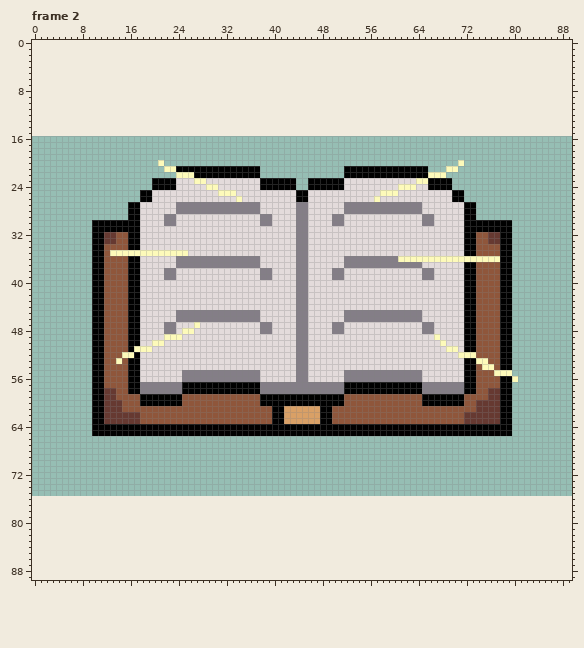
One commit to this pixel-art file: Findabook/Assets/sprite/buku.ase. The picture above was drawn from the file before the commit.
160x60 pixels, 6 frames. Shown: frame 2. The old version is drawn lined up with the new one, on the new canvas. The commit also changed other frames, which this record leaves out.
The result:
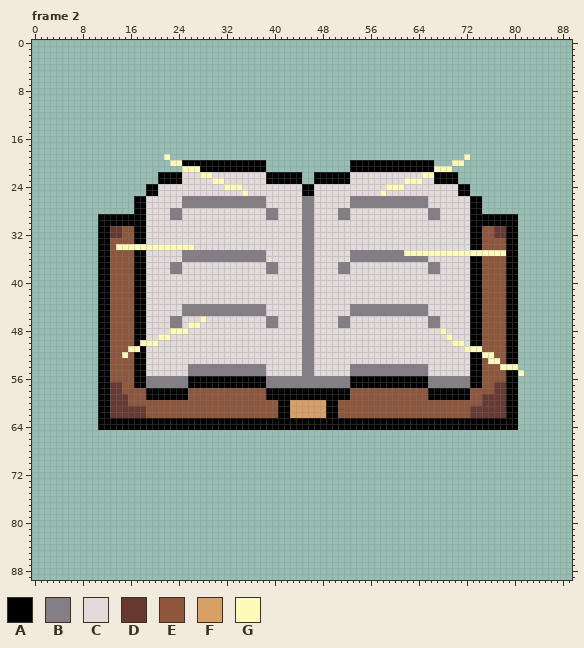
Palette (. is transparent): A #000000  B #847e87  C #e3dbdb  D #663931  E #8f563b  F #d9a066  G #fdfaba
From old to new:
canvas 160x60 -> 90x90, the old top-left corner now at -36,16 (the part of the old canvas that was cut away was empty and is not shown)
Frame 2:
y 19: x 22 . -> G; x 72 . -> G
y 20: x 21 G -> .; x 23..38 ................ -> GGAAAAAAAAAAAAAA; x 53..66 .............. -> AAAAAAAAAAAAAA; x 70 . -> G
y 21: x 22..27 GGAAAA -> ...GGG; x 38 . -> A; x 52 A -> .; x 66..68 ... -> AGG; x 70 G -> .
y 22: x 21..44 ...GGGAAAAAAAAAAA....... -> AAAACCCGGCCCCCCCCCAAAAAA; x 47..51 ..... -> AAAAA; x 53..65 AAAAAAAAAAAAA -> CCCCCCCCCCCCG; x 67..70 GG.. -> AAAA
y 23: x 20 A -> .; x 24 C -> A; x 27..28 GG -> CC; x 30..31 CC -> GG; x 38 A -> C; x 44 . -> A; x 46 A -> .; x 52 C -> A; x 62..63 CC -> GG; x 65..66 GA -> CC; x 70 . -> A
y 24: x 19 . -> A; x 21..23 AAA -> CCC; x 29..30 GG -> CC; x 32..34 CCC -> GGG; x 38..45 AAAAAA.. -> CCCCCCCA; x 47..51 AAAAA -> CCCCC; x 59..60 CC -> GG; x 62..63 GG -> CC; x 66..72 AAAA... -> CCCCCAA
y 25: x 18 A -> .; x 20 C -> A; x 31..33 GGG -> CCC; x 35 C -> G; x 44 A -> C; x 46 C -> A; x 59..60 GG -> CC; x 70 A -> C; x 72 . -> A
y 26: x 17 . -> A; x 19 A -> C; x 25..38 CCCCCCCCCGCCCC -> BBBBBBBBBBBBBB; x 44..46 AAC -> CBB; x 53..65 CCCCGCCCCCCCC -> BBBBBBBBBBBBB; x 70..74 AA... -> CCCAA
y 27: x 16 A -> .; x 18 C -> A; x 24 B -> C; x 38 C -> B; x 44 B -> C; x 46 C -> B; x 52 B -> C; x 65 C -> B; x 72 A -> C; x 74 . -> A
y 28: x 16 A -> .; x 18 C -> A; x 23 C -> B; x 25..37 BBBBBBBBBBBBB -> CCCCCCCCCCCCC; x 39..40 CC -> BB; x 44 B -> C; x 46 C -> B; x 51 C -> B; x 53..64 BBBBBBBBBBBB -> CCCCCCCCCCCC; x 66..67 CC -> BB; x 72 A -> C; x 74 . -> A
y 29: x 11..15 ..... -> AAAAA; x 18 C -> A; x 22 B -> C; x 24 C -> B; x 38 B -> C; x 40 C -> B; x 44 B -> C; x 46 C -> B; x 50 B -> C; x 52 C -> B; x 65 B -> C; x 67 C -> B; x 72 A -> C; x 74..80 ....... -> AAAAAAA
y 30: x 10 A -> .; x 18 C -> A; x 22..23 BB -> CC; x 38..39 BB -> CC; x 44 B -> C; x 46 C -> B; x 50..51 BB -> CC; x 65..66 BB -> CC; x 72 A -> C; x 80 . -> A
y 31: x 10 A -> .; x 13..16 AAAA -> DDEE; x 18 C -> A; x 44 B -> C; x 46 C -> B; x 72 A -> C; x 75..78 AAAA -> EEDD; x 80 . -> A
y 32: x 10 A -> .; x 12 D -> A; x 14 E -> D; x 16 A -> E; x 18 C -> A; x 44 B -> C; x 46 C -> B; x 72 A -> C; x 74 E -> A; x 76 D -> E; x 78 A -> D; x 80 . -> A
y 33: x 10 A -> .; x 12..13 DD -> AE; x 16 A -> E; x 18 C -> A; x 44 B -> C; x 46 C -> B; x 72 A -> C; x 74 E -> A; x 76..78 DDA -> EEE; x 80 . -> A
y 34: x 10 A -> .; x 12 E -> A; x 14..26 EEAACCCCCCCCC -> GGGGGGGGGGGGG; x 44 B -> C; x 46 C -> B; x 72 A -> C; x 74 E -> A; x 78 A -> E; x 80 . -> A
y 35: x 10 A -> .; x 12..38 EGGGGGGGGGGGGGCCCCCCCCCCCCC -> AEEEEAACCCCCCBBBBBBBBBBBBBB; x 44 B -> C; x 46 C -> B; x 53..78 CCCCCCCCCCCCCCCCCCCAAEEEEA -> BBBBBBBBBGGGGGGGGGGGGGGGGG; x 80 . -> A
y 36: x 10 A -> .; x 12 E -> A; x 16 A -> E; x 18 C -> A; x 24 B -> C; x 38 C -> B; x 44 B -> C; x 46 C -> B; x 52 B -> C; x 61..78 GGGGGGGGGGGGGGGGGA -> BBBBBCCCCCCCAAEEEE; x 80 . -> A
y 37: x 10 A -> .; x 12 E -> A; x 16 A -> E; x 18 C -> A; x 23 C -> B; x 25..37 BBBBBBBBBBBBB -> CCCCCCCCCCCCC; x 39..40 CC -> BB; x 44 B -> C; x 46 C -> B; x 51 C -> B; x 53..64 BBBBBBBBBBBB -> CCCCCCCCCCCC; x 66..67 CC -> BB; x 72 A -> C; x 74 E -> A; x 78 A -> E; x 80 . -> A
y 38: x 10 A -> .; x 12 E -> A; x 16 A -> E; x 18 C -> A; x 22 B -> C; x 24 C -> B; x 38 B -> C; x 40 C -> B; x 44 B -> C; x 46 C -> B; x 50 B -> C; x 52 C -> B; x 65 B -> C; x 67 C -> B; x 72 A -> C; x 74 E -> A; x 78 A -> E; x 80 . -> A
y 39: x 10 A -> .; x 12 E -> A; x 16 A -> E; x 18 C -> A; x 22..23 BB -> CC; x 38..39 BB -> CC; x 44 B -> C; x 46 C -> B; x 50..51 BB -> CC; x 65..66 BB -> CC; x 72 A -> C; x 74 E -> A; x 78 A -> E; x 80 . -> A
y 40..43: x 10 A -> .; x 12 E -> A; x 16 A -> E; x 18 C -> A; x 44 B -> C; x 46 C -> B; x 72 A -> C; x 74 E -> A; x 78 A -> E; x 80 . -> A
y 44: x 10 A -> .; x 12 E -> A; x 16 A -> E; x 18 C -> A; x 25..38 CCCCCCCCCCCCCC -> BBBBBBBBBBBBBB; x 44 B -> C; x 46 C -> B; x 53..65 CCCCCCCCCCCCC -> BBBBBBBBBBBBB; x 72 A -> C; x 74 E -> A; x 78 A -> E; x 80 . -> A
y 45: x 10 A -> .; x 12 E -> A; x 16 A -> E; x 18 C -> A; x 24 B -> C; x 38 C -> B; x 44 B -> C; x 46 C -> B; x 52 B -> C; x 65 C -> B; x 72 A -> C; x 74 E -> A; x 78 A -> E; x 80 . -> A
y 46: x 10 A -> .; x 12 E -> A; x 16 A -> E; x 18 C -> A; x 23 C -> B; x 25..37 BBBBBBBBBBBBB -> CCCGCCCCCCCCC; x 39..40 CC -> BB; x 44 B -> C; x 46 C -> B; x 51 C -> B; x 53..64 BBBBBBBBBBBB -> CCCCCCCCCCCC; x 66..67 CC -> BB; x 72 A -> C; x 74 E -> A; x 78 A -> E; x 80 . -> A
y 47: x 10 A -> .; x 12 E -> A; x 16 A -> E; x 18 C -> A; x 22 B -> C; x 24 C -> B; x 26 C -> G; x 38 B -> C; x 40 C -> B; x 44 B -> C; x 46 C -> B; x 50 B -> C; x 52 C -> B; x 65 B -> C; x 67 C -> B; x 72 A -> C; x 74 E -> A; x 78 A -> E; x 80 . -> A
y 48: x 10 A -> .; x 12 E -> A; x 16 A -> E; x 18 C -> A; x 22..24 BBC -> CGG; x 26 G -> C; x 38..39 BB -> CC; x 44 B -> C; x 46 C -> B; x 50..51 BB -> CC; x 65..66 BB -> CC; x 68 C -> G; x 72 A -> C; x 74 E -> A; x 78 A -> E; x 80 . -> A
y 49: x 10 A -> .; x 12 E -> A; x 16 A -> E; x 18 C -> A; x 21 C -> G; x 23..24 GG -> CC; x 44 B -> C; x 46 C -> B; x 67 G -> C; x 69 C -> G; x 72 A -> C; x 74 E -> A; x 78 A -> E; x 80 . -> A
y 50: x 10 A -> .; x 12 E -> A; x 16 A -> E; x 18..19 CC -> GG; x 21 G -> C; x 44 B -> C; x 46 C -> B; x 68 G -> C; x 70..72 CCA -> GGC; x 74 E -> A; x 78 A -> E; x 80 . -> A
y 51: x 10 A -> .; x 12 E -> A; x 16 A -> G; x 18..19 GG -> AC; x 44 B -> C; x 46 C -> B; x 69..70 GG -> CC; x 72..74 AAE -> GGG; x 78 A -> E; x 80 . -> A
y 52: x 10 A -> .; x 12 E -> A; x 16 G -> E; x 18 C -> A; x 44 B -> C; x 46 C -> B; x 71..76 GGGEEE -> CCAAGG; x 78 A -> E; x 80 . -> A
y 53: x 10 A -> .; x 12 E -> A; x 14 G -> E; x 16 A -> E; x 18 C -> A; x 44 B -> C; x 46 C -> B; x 72 A -> C; x 74..78 GGEEA -> AEGGE; x 80 . -> A
y 54: x 10 A -> .; x 12 E -> A; x 16 A -> E; x 18 C -> A; x 26..38 CCCCCCCCCCCCC -> BBBBBBBBBBBBB; x 44 B -> C; x 46 C -> B; x 53..65 CCCCCCCCCCCCC -> BBBBBBBBBBBBB; x 72 A -> C; x 74..76 EGG -> AEE; x 78..80 AA. -> GGG
y 55: x 10 A -> .; x 12 E -> A; x 16 A -> E; x 18 C -> A; x 25 B -> C; x 38 C -> B; x 44 B -> C; x 46 C -> B; x 52 B -> C; x 65 C -> B; x 72 A -> C; x 74 E -> A; x 77..81 GGG.. -> EEAAG
y 56: x 10 A -> .; x 12 E -> A; x 16 A -> E; x 18..24 CCCCCCC -> ABBBBBB; x 26..43 BBBBBBBBBBBBCCCCCC -> AAAAAAAAAAAAABBBBB; x 46..51 CCCCCC -> BBBBBB; x 53..72 BBBBBBBBBBBBCCCCCCCA -> AAAAAAAAAAAAABBBBBBB; x 74 E -> A; x 78 A -> E; x 80 G -> A
y 57: x 10 A -> .; x 12..14 EEE -> ADD; x 16 A -> E; x 18 B -> A; x 25 A -> B; x 38 B -> A; x 52 A -> B; x 65 B -> A; x 72 A -> B; x 74 E -> A; x 77..78 EA -> DD; x 80 . -> A
y 58: x 10 A -> .; x 12 D -> A; x 14 E -> D; x 16..24 AABBBBBBB -> EEEAAAAAA; x 26..51 AAAAAAAAAAAABBBBBBBBBBBBBB -> EEEEEEEEEEEEEAAAAAAAAAAAAA; x 53..71 AAAAAAAAAAAABBBBBBB -> EEEEEEEEEEEEEAAAAAA; x 73 A -> E; x 76 D -> E; x 78 A -> D; x 80 . -> A
y 59: x 10 A -> .; x 12 D -> A; x 14..15 EE -> DD; x 18 A -> E; x 25 E -> A; x 38 A -> E; x 52 E -> A; x 65 A -> E; x 72 E -> A; x 75 E -> D; x 78 A -> D; x 80 . -> A
y 60: x 10 A -> .; x 12 D -> A; x 15 E -> D; x 18..24 AAAAAAA -> EEEEEEE; x 38..40 AAA -> EEE; x 43..48 AAAAAA -> FFFFFF; x 51 A -> E; x 65..71 AAAAAAA -> EEEEEEE; x 74 D -> E; x 78 A -> D; x 80 . -> A
y 61: x 10 A -> .; x 12 D -> A; x 15..18 EEEE -> DDDD; x 40 A -> E; x 42 F -> A; x 48 A -> F; x 50 E -> A; x 73 E -> D; x 78 A -> D; x 80 . -> A
y 62: x 10 A -> .; x 12 D -> A; x 18 E -> D; x 40 A -> E; x 42 F -> A; x 48 A -> F; x 50 E -> A; x 72 D -> E; x 78 A -> D; x 80 . -> A
y 63: x 10 A -> .; x 12..39 DDDDDDEEEEEEEEEEEEEEEEEEEEEE -> AAAAAAAAAAAAAAAAAAAAAAAAAAAA; x 42..47 FFFFFF -> AAAAAA; x 50..77 EEEEEEEEEEEEEEEEEEEEEEDDDDDD -> AAAAAAAAAAAAAAAAAAAAAAAAAAAA; x 80 . -> A
y 64: x 10 A -> .; x 80 . -> A
y 65: x 10..79 AAAAAAAAAAAAAAAAAAAAAAAAAAAAAAAAAAAAAAAAAAAAAAAAAAAAAAAAAAAAAAAAAAAAAA -> ......................................................................
